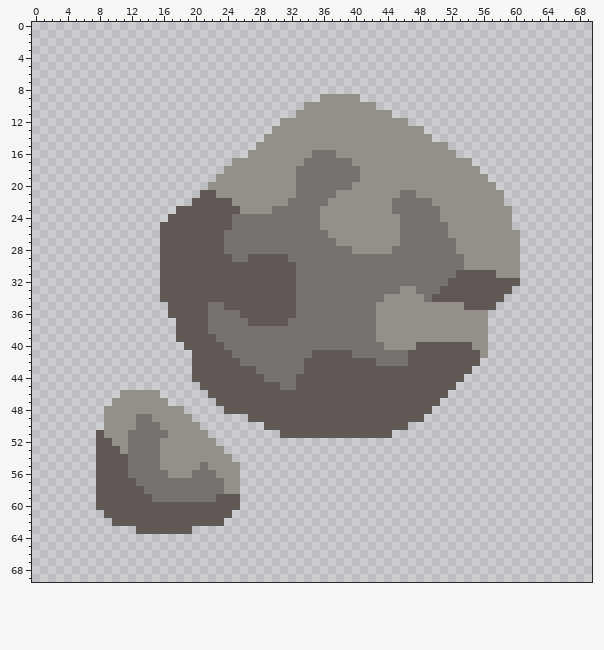
File history of a sprite sheet, assets/sprites/blocks/walls/large-shorestone1.png. That is the earlier state.
The file is 70x70 pixels.
Once edited:
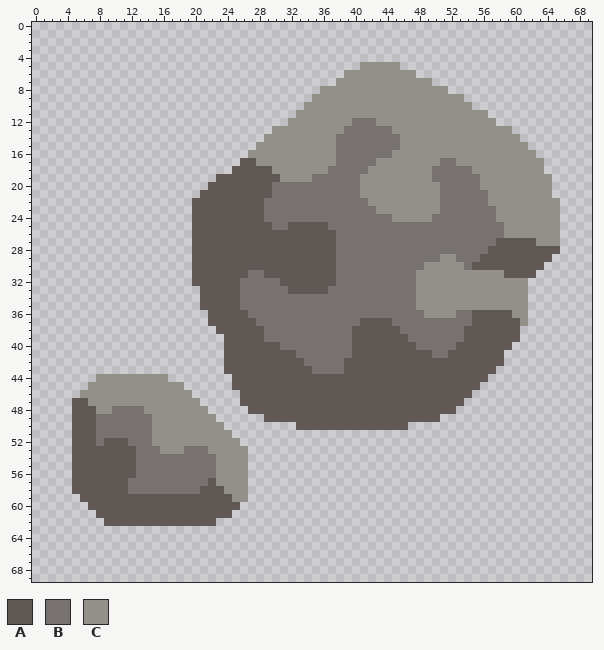
Palette (. is transparent): A #605854  B #77726f  C #938f89
Difference:
Changed rows in their new state; - is an unchanged pixel.
first column x 5:
 5 ------------------------------------CCCCC--------------------
 6 ----------------------------------CCCCCCCCC------------------
 7 ---------------------------------CCCCCCCCCCCC----------------
 8 -------------------------------CCCCCCCCCCCCCCCC--------------
 9 ------------------------------C-----CCCCCCCCCCCCC------------
10 --------------------------------------CCCCCCCCCCCC-----------
11 ----------------------------------------CCCCCCCCCCCC---------
12 --------------------------.--------BBB----CCCCCCCCCCC--------
13 ----------------------------------BBBBBB----CCCCCCCCCCC------
14 ---------------------------------BBBBBBBB----CCCCCCCCCCC-----
15 ---------------------------------BBBBBBBB------CCCCCCCCCC----
16 ------------------------------CCCBBBBBBB--------CCCCCCCCCC---
17 --------------------.AA------CCCC--BBB--------BB--CCCCCCCCC--
18 -------------------.AAAAA---CCCC----B--------BBBBB-CCCCCCCC--
19 ------------------AAAAAAAA--CC---------------BBBBBB-CCCCCCCC-
20 -----------------AAAAAAAABBB-------B----------BBBBB--CCCCCCC-
21 ------------------AAAAAAABBB-----BBB-----CC---BBBBBB--CCCCCC-
22 --------------------AAAABBB-----BBBBB---CCCCC-BBBBBB--CCCCCCC
23 -------------..------AAAB------BBBBBBB--CCCCCCBBBBBBB--CCCCCC
24 ------------...-----AAAA-------BBBBBBBBB-CCCC-BBBBBBB--CCCCCC
25 -----------....-----AAAAA--AAAAABBBBBBBBB------BBBBBBB-CCCCCC
26 -----------....----AAAAAAAAAAAAAABBBBBBBB------BBBBBBB--CCCCC
27 -----------....----AAAAAAAAAAAAAABBBBBBBB-------BBBBBAAAAACCC
28 -----------....----AAAAAAAAAAAAAA--BBBBB--------BBBBAAAAAAAAA
29 -----------....-----AA-----AAAAAA-------------CC-BBAAAAAAAAA-
30 -----------....-------------AAAAA-----------CCCCCBAAAAAAAAA--
31 -----------....-------BB----AAAAA----------CCCCCCCCCC-AAAA---
32 -----------....------BBBBB--AAAAA----------CCCCCCCCCCCCCC----
33 -----------.....-----BBBBBB-AAAA---------BBCCCCCCCCCCCCCC----
34 -----------.....-----BBBBBBB-----------BBBB-CCCCCCCCCCCCC----
35 ------------....-AA--BBBBBBB----------BBBBB------CCCCCCCC----
36 ------------.....AAAA-BBBBBB----------BBBBBB----BBAAAAACC----
37 -------------....AAAAA-BBBB---------AAAABBBBBBBBBBAAAAAAC----
38 -------------.....AAAAAA-----------AAAAAABBBBBBBBAAAAAAA-----
39 -------------......AAAAA-----------AAAAAAABBBBBBBAAAAAAA-----
40 --------------.....AAAAAAA---------AAAAAAAABBBBB--AAAAA------
41 ---------------....-AAAAAAAA--BBBBBAAAAAAA---BB----AAA-------
42 ---------------....--AAAAAAAABBBBB----AAAA---------AAA-------
43 ---------------....----AAAAAA-BBBB----------------AAA--------
44 ---CCCCCCCCC---.....----AAAA---------------------AAA---------
45 --CCCCCCCCCCCC--....------AA--------------------AAA----------
46 -CCCCC-----CCCC--....--------------------------AAA-----------
47 AACCC-------CCCC--...-------------------------AAA------------
48 AAAC-BBBB-----CCC--...-----------------------AAA-------------
49 AAABBBBB-------CCC----..--------------------AA---------------
50 AAABBBBB--C-----CCC-----....---------------------------------
51 AAABBBB---CC-----CCC------..............---------------------
52 AAAB-AA---C-------CCC----------------------------------------
53 AAA---AA------BBB--CCC---------------------------------------
54 AAA----A---BBBBBBB--CC---------------------------------------
55 AAA----A---BBBBB-B---C---------------------------------------
56 AAA----A----BBB------C---------------------------------------
57 AAA----B---------AC--C---------------------------------------
58 AAA----BB-------AAA--C---------------------------------------
59 -AA-------AAAAAAAA--CC---------------------------------------
60 --A----------------------------------------------------------
61 ---A---------------------------------------------------------
62 ----A-------------.------------------------------------------
63 --------.......----------------------------------------------
